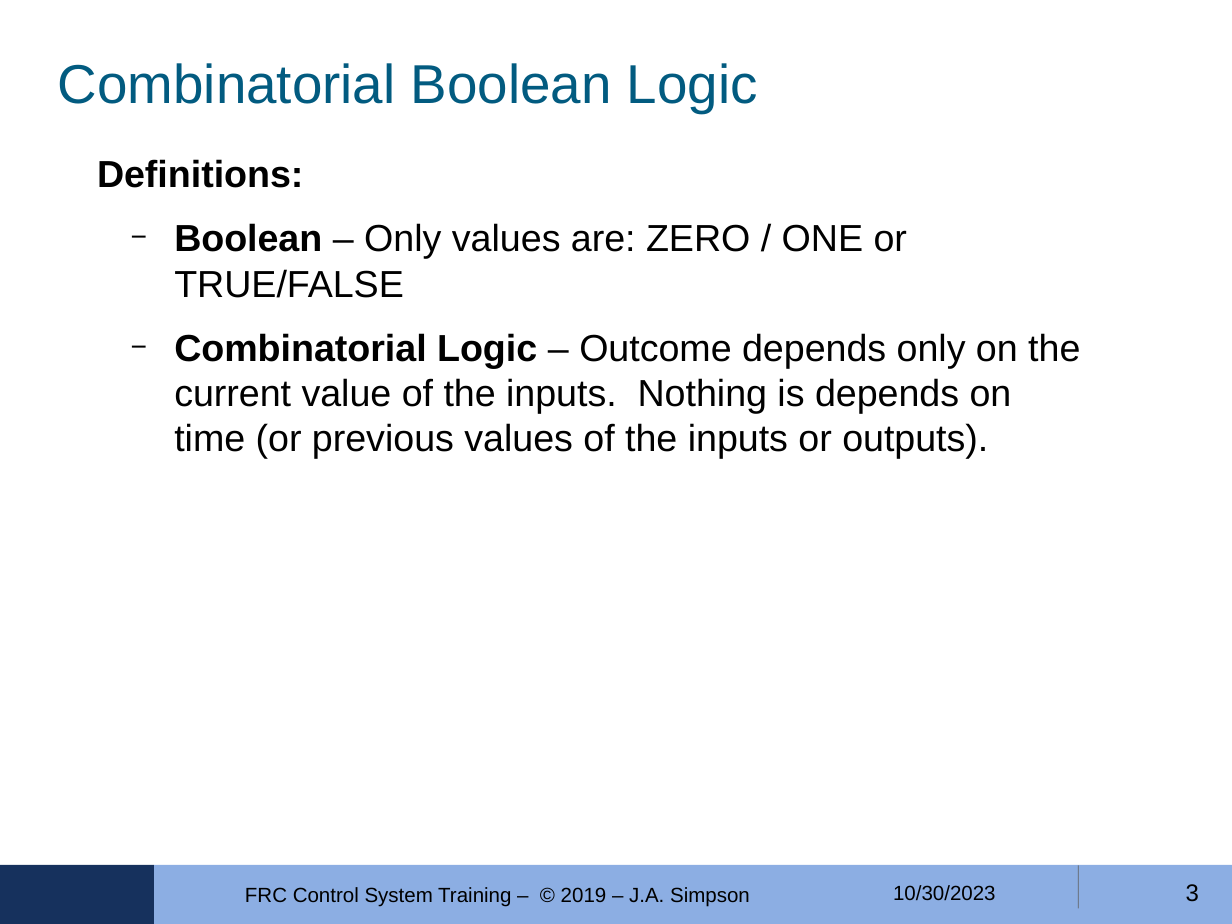
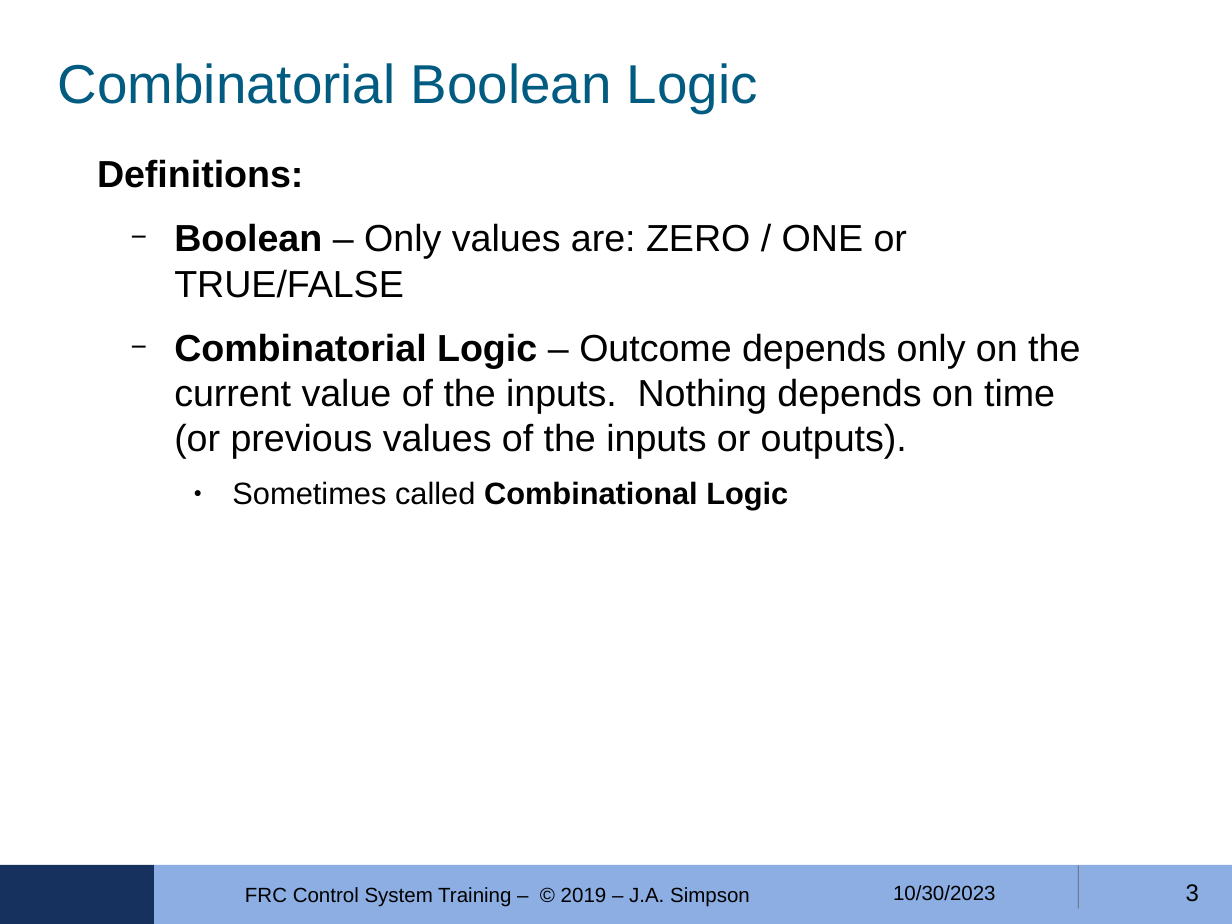
Before and after one commit to FRobotics/2023-RobotCode, a slide deck: slide 3 of Training/ControlLogic-04/FRC-4150-Ctrls-Training-MODULE-04--2023-10-30.odp. Drawn at 1232x924 pixels with LibreOffice and Linux fonts; fonts in the diff are those of the drawing; background and template pictures are left out. Boxes give left, top, right and bottom in pixels: in the first picture for what was removed or moved away, otherwise in the second. Text is boxed around its words. In the diff, an @@ line names an element or a change of style, - is before the commit and + after.

Commit message:
training logic 4 update

```diff
--- a/Training/ControlLogic-04/FRC-4150-Ctrls-Training-MODULE-04--2023-10-30.odp
+++ b/Training/ControlLogic-04/FRC-4150-Ctrls-Training-MODULE-04--2023-10-30.odp
@@ text at (x1=174, y1=333, x2=1080, y2=510): text changed @@
-  − Combinatorial Logic – Outcome depends only on the current value of the inputs. Nothing is depends on time (or previous values of the inputs or outputs).
+  − Combinatorial Logic – Outcome depends only on the current value of the inputs. Nothing depends on time (or previous values of the inputs or outputs).
+    ● Sometimes called Combinational Logic
```
Also in this commit, not shown: 1 other file.
